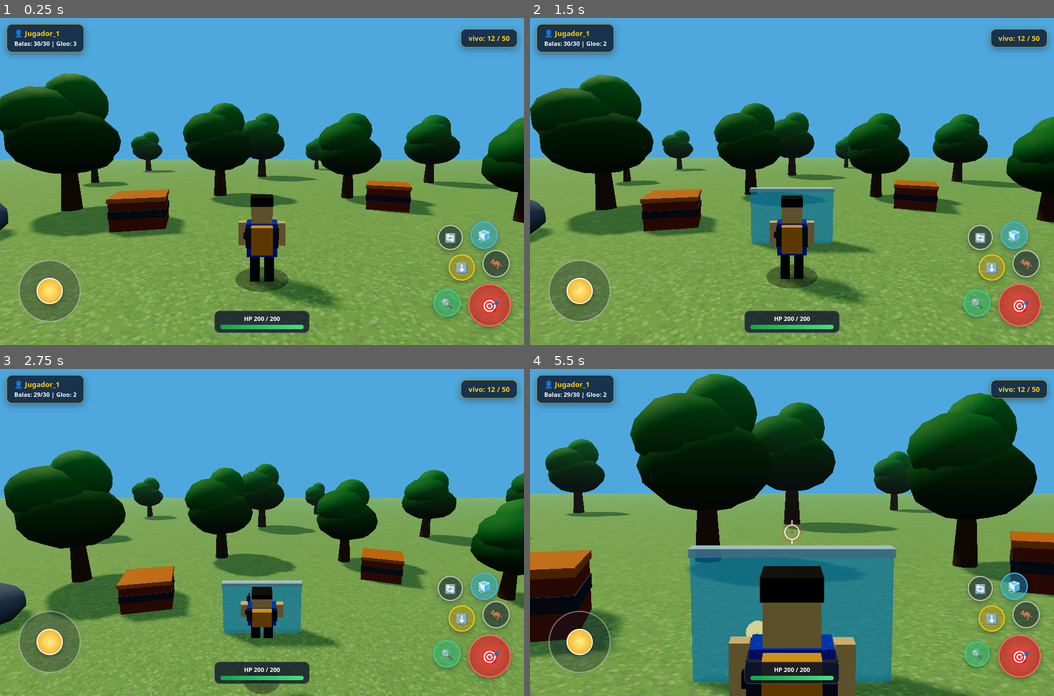
Above: before the commit, frames 1-4 (two rows, left to right).
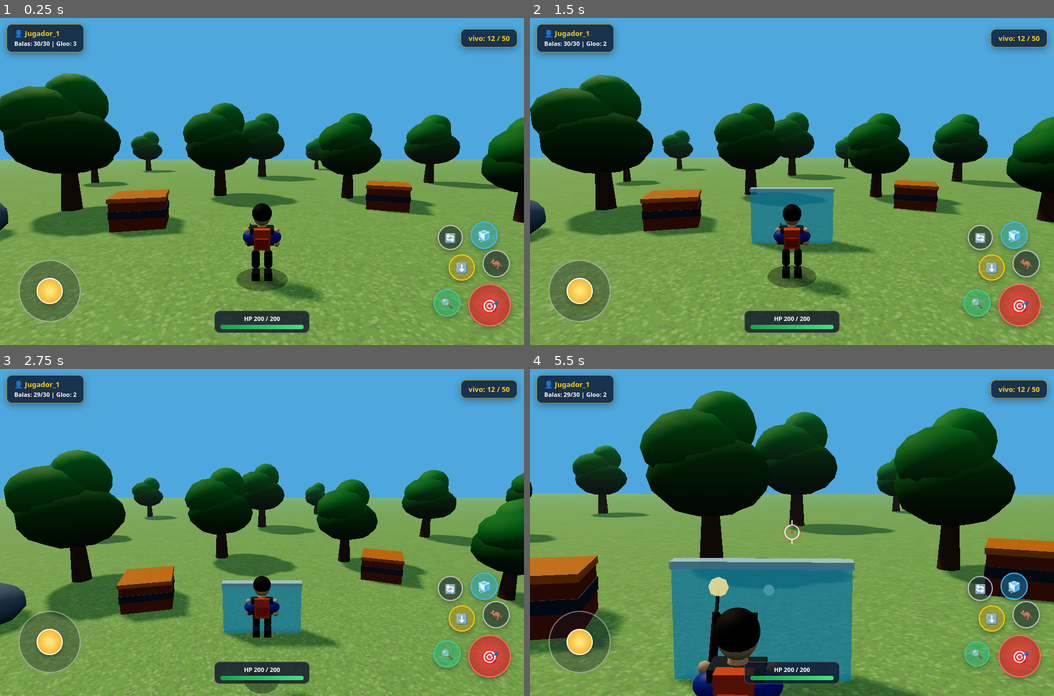
Above: after the commit, the same moments.

Repository: delvisvillalba5-cell/juego-servidor
Game: browser game, page index.html
Two runs of this game, one before a commit and one after it. Both use one fixed random seed, a clock stepped at 60 frames per second and the inputs below.
Inputs (mouse positions are in pixels of both pictures, inside the frame that each line leads up to):
- Up to frame 1 (0.25 s): no input
- Up to frame 2 (1.5 s): click (792, 181) at 0.27 s; click (792, 214) at 1.07 s; click "🧊" at 1.27 s
- Up to frame 3 (2.75 s): click (157, 499) at 1.67 s; click "🎯" at 1.87 s; click "🦘" at 2.02 s; press the mouse at (366, 483) at 2.27 s; release the mouse at (262, 467) at 2.4 s; click "⬇️" at 2.47 s
- Up to frame 4 (5.5 s): click (870, 597) at 2.87 s; click "🔍" at 3.07 s; click (661, 614) at 3.47 s; click "🔄" at 3.67 s; press the mouse at (792, 467) at 4.07 s; release the mouse at (739, 646) at 4.2 s; click (577, 640) at 4.27 s; click "🦘" at 4.52 s; click (949, 548) at 4.67 s; click (907, 532) at 4.87 s; click (634, 532) at 5.27 s; click "🎯" at 5.47 s

The runs differ from the first frame. In frame 1, 1.6% of the frame differs, in the area x 44-65%, y 53-89%; in frame 2, 1.5%; in frame 3, 0.8%; in frame 4, 29%, in the area x 0-100%, y 1-100%.

Commit message:
Actualizar index.html

Diff:
--- a/index.html
+++ b/index.html
@@ -290,7 +290,6 @@
             renderer.setSize(window.innerWidth, window.innerHeight);
         });
 
-        // Iluminación estilo día soleado tropical
         const luzAmbiente = new THREE.HemisphereLight(0xdbeafe, 0x2d6a4f, 1.0);
         scene.add(luzAmbiente);
 
@@ -308,7 +307,6 @@
         luzSol.shadow.camera.bottom = -d;
         scene.add(luzSol);
 
-        // Textura procedural de suelo con pasto y motas naturales
         function crearTexturaSuelo() {
             const canvas = document.createElement('canvas');
             canvas.width = 512;
@@ -446,102 +444,157 @@
 
         // Sombra dinámica en el suelo
         const sombraJugador = new THREE.Mesh(
-            new THREE.CircleGeometry(0.78, 24),
+            new THREE.CircleGeometry(0.75, 24),
             new THREE.MeshBasicMaterial({ color: 0x000000, transparent: true, opacity: 0.36 })
         );
         sombraJugador.rotation.x = -Math.PI / 2;
         sombraJugador.position.y = 0.03;
         scene.add(sombraJugador);
 
-        // Personaje 3D articulado estilo battle royale
+        // ==========================================
+        // PERSONAJE 3D ESTILIZADO Y ARTICULADO
+        // ==========================================
         const jugadorMesh = new THREE.Group();
 
-        const piernaIzq = new THREE.Mesh(
-            new THREE.BoxGeometry(0.28, 0.78, 0.32),
-            new THREE.MeshStandardMaterial({ color: 0x1e293b, roughness: 0.7 })
+        const matPiel = new THREE.MeshStandardMaterial({ color: 0xe8b48a, roughness: 0.62 });
+        const matCabello = new THREE.MeshStandardMaterial({ color: 0x171717, roughness: 0.75 });
+        const matCamisa = new THREE.MeshStandardMaterial({ color: 0x1e40af, roughness: 0.52 });
+        const matChaleco = new THREE.MeshStandardMaterial({ color: 0x27303f, roughness: 0.65 });
+        const matPantalon = new THREE.MeshStandardMaterial({ color: 0x1f2937, roughness: 0.75 });
+        const matBota = new THREE.MeshStandardMaterial({ color: 0x0f172a, roughness: 0.55 });
+        const matMochila = new THREE.MeshStandardMaterial({ color: 0xea580c, roughness: 0.48 });
+
+        // Pivote de pierna izquierda (cadera)
+        const pivotePiernaIzq = new THREE.Group();
+        pivotePiernaIzq.position.set(-0.18, 0.84, 0);
+        const musloIzq = new THREE.Mesh(new THREE.CapsuleGeometry(0.12, 0.32, 6, 10), matPantalon);
+        musloIzq.position.y = -0.22;
+        musloIzq.castShadow = true;
+        const botaIzq = new THREE.Mesh(new THREE.BoxGeometry(0.22, 0.24, 0.34), matBota);
+        botaIzq.position.set(0, -0.72, 0.04);
+        botaIzq.castShadow = true;
+        pivotePiernaIzq.add(musloIzq, botaIzq);
+
+        // Pivote de pierna derecha (cadera)
+        const pivotePiernaDer = new THREE.Group();
+        pivotePiernaDer.position.set(0.18, 0.84, 0);
+        const musloDer = new THREE.Mesh(new THREE.CapsuleGeometry(0.12, 0.32, 6, 10), matPantalon);
+        musloDer.position.y = -0.22;
+        musloDer.castShadow = true;
+        const botaDer = new THREE.Mesh(new THREE.BoxGeometry(0.22, 0.24, 0.34), matBota);
+        botaDer.position.set(0, -0.72, 0.04);
+        botaDer.castShadow = true;
+        pivotePiernaDer.add(musloDer, botaDer);
+
+        // Grupo superior (torso, cabeza, brazos y arma)
+        const torsoGrupo = new THREE.Group();
+        torsoGrupo.position.set(0, 0.86, 0);
+
+        const pecho = new THREE.Mesh(new THREE.CapsuleGeometry(0.27, 0.42, 8, 12), matCamisa);
+        pecho.rotation.z = Math.PI / 2;
+        pecho.scale.set(0.75, 1.15, 0.95);
+        pecho.position.y = 0.42;
+        pecho.castShadow = true;
+
+        const chalecoTactico = new THREE.Mesh(new THREE.BoxGeometry(0.68, 0.46, 0.44), matChaleco);
+        chalecoTactico.position.set(0, 0.46, 0.02);
+        chalecoTactico.castShadow = true;
+
+        const cuello = new THREE.Mesh(new THREE.CylinderGeometry(0.11, 0.13, 0.14, 10), matPiel);
+        cuello.position.set(0, 0.78, 0.02);
+
+        // Cabeza redondeada estilizada + rasgos
+        const cabezaGrupo = new THREE.Group();
+        cabezaGrupo.position.set(0, 1.04, 0.03);
+
+        const craneo = new THREE.Mesh(new THREE.SphereGeometry(0.28, 16, 16), matPiel);
+        craneo.scale.set(0.92, 1.06, 0.98);
+        craneo.castShadow = true;
+
+        const cabelloVolumen = new THREE.Mesh(new THREE.SphereGeometry(0.295, 16, 14), matCabello);
+        cabelloVolumen.scale.set(0.95, 0.95, 1.02);
+        cabelloVolumen.position.set(0, 0.06, -0.02);
+        cabelloVolumen.castShadow = true;
+
+        const flequillo = new THREE.Mesh(new THREE.BoxGeometry(0.42, 0.11, 0.16), matCabello);
+        flequillo.position.set(0, 0.14, 0.22);
+
+        const ojoIzq = new THREE.Mesh(new THREE.BoxGeometry(0.06, 0.04, 0.03), new THREE.MeshBasicMaterial({ color: 0x111827 }));
+        ojoIzq.position.set(-0.09, 0.01, 0.265);
+        const ojoDer = new THREE.Mesh(new THREE.BoxGeometry(0.06, 0.04, 0.03), new THREE.MeshBasicMaterial({ color: 0x111827 }));
+        ojoDer.position.set(0.09, 0.01, 0.265);
+
+        cabezaGrupo.add(craneo, cabelloVolumen, flequillo, ojoIzq, ojoDer);
+
+        // Mochila táctica con detalle
+        const mochilaGrupo = new THREE.Group();
+        mochilaGrupo.position.set(0, 0.44, -0.28);
+        const bolsaPrincipal = new THREE.Mesh(new THREE.BoxGeometry(0.46, 0.56, 0.22), matMochila);
+        bolsaPrincipal.castShadow = true;
+        const bolsillo = new THREE.Mesh(new THREE.BoxGeometry(0.36, 0.26, 0.08), new THREE.MeshStandardMaterial({ color: 0xc2410c, roughness: 0.55 }));
+        bolsillo.position.set(0, -0.08, -0.13);
+        mochilaGrupo.add(bolsaPrincipal, bolsillo);
+
+        // Brazo izquierdo
+        const pivoteBrazoIzq = new THREE.Group();
+        pivoteBrazoIzq.position.set(-0.42, 0.64, 0.02);
+        const brazoIzqMesh = new THREE.Mesh(new THREE.CapsuleGeometry(0.085, 0.36, 6, 8), matPiel);
+        brazoIzqMesh.position.y = -0.24;
+        brazoIzqMesh.castShadow = true;
+        pivoteBrazoIzq.add(brazoIzqMesh);
+
+        // Brazo derecho + Rifle de asalto detallado
+        const pivoteBrazoDer = new THREE.Group();
+        pivoteBrazoDer.position.set(0.42, 0.64, 0.02);
+        const brazoDerMesh = new THREE.Mesh(new THREE.CapsuleGeometry(0.085, 0.36, 6, 8), matPiel);
+        brazoDerMesh.position.y = -0.24;
+        brazoDerMesh.castShadow = true;
+
+        const rifleGrupo = new THREE.Group();
+        rifleGrupo.position.set(-0.04, -0.34, 0.38);
+
+        const receptor = new THREE.Mesh(
+            new THREE.BoxGeometry(0.09, 0.13, 0.72),
+            new THREE.MeshStandardMaterial({ color: 0x1e293b, metalness: 0.55, roughness: 0.35 })
         );
-        piernaIzq.position.set(-0.2, 0.39, 0);
-        piernaIzq.castShadow = true;
-
-        const piernaDer = new THREE.Mesh(
-            new THREE.BoxGeometry(0.28, 0.78, 0.32),
-            new THREE.MeshStandardMaterial({ color: 0x1e293b, roughness: 0.7 })
-        );
-        piernaDer.position.set(0.2, 0.39, 0);
-        piernaDer.castShadow = true;
-
-        const torso = new THREE.Mesh(
-            new THREE.BoxGeometry(0.86, 0.95, 0.48),
-            new THREE.MeshStandardMaterial({ color: 0x1d4ed8, roughness: 0.55 })
-        );
-        torso.position.y = 1.24;
-        torso.castShadow = true;
-
-        const chaleco = new THREE.Mesh(
-            new THREE.BoxGeometry(0.92, 0.58, 0.54),
+        const culata = new THREE.Mesh(
+            new THREE.BoxGeometry(0.08, 0.15, 0.26),
             new THREE.MeshStandardMaterial({ color: 0x334155, roughness: 0.65 })
         );
-        chaleco.position.y = 1.32;
-        chaleco.castShadow = true;
-
-        const cabeza = new THREE.Mesh(
-            new THREE.BoxGeometry(0.58, 0.58, 0.58),
-            new THREE.MeshStandardMaterial({ color: 0xf1c27d, roughness: 0.65 })
+        culata.position.set(0, -0.02, -0.44);
+
+        const cargador = new THREE.Mesh(
+            new THREE.BoxGeometry(0.06, 0.22, 0.12),
+            new THREE.MeshStandardMaterial({ color: 0x0f172a, roughness: 0.5 })
         );
-        cabeza.position.y = 2.04;
-        cabeza.castShadow = true;
-
-        const cabello = new THREE.Mesh(
-            new THREE.BoxGeometry(0.62, 0.24, 0.62),
-            new THREE.MeshStandardMaterial({ color: 0x18181b, roughness: 0.8 })
-        );
-        cabello.position.set(0, 2.34, -0.02);
-        cabello.castShadow = true;
-
-        const mochila = new THREE.Mesh(
-            new THREE.BoxGeometry(0.58, 0.76, 0.28),
-            new THREE.MeshStandardMaterial({ color: 0xf59e0b, roughness: 0.5 })
-        );
-        mochila.position.set(0, 1.3, -0.36);
-        mochila.castShadow = true;
-
-        const brazoIzq = new THREE.Mesh(
-            new THREE.BoxGeometry(0.22, 0.66, 0.24),
-            new THREE.MeshStandardMaterial({ color: 0xf1c27d, roughness: 0.65 })
-        );
-        brazoIzq.position.set(-0.56, 1.35, 0.12);
-        brazoIzq.castShadow = true;
-
-        const brazoDer = new THREE.Mesh(
-            new THREE.BoxGeometry(0.22, 0.66, 0.24),
-            new THREE.MeshStandardMaterial({ color: 0xf1c27d, roughness: 0.65 })
-        );
-        brazoDer.position.set(0.56, 1.35, 0.15);
-        brazoDer.castShadow = true;
-
-        const rifleGrupo = new THREE.Group();
-        const cuerpoRifle = new THREE.Mesh(
-            new THREE.BoxGeometry(0.13, 0.16, 1.15),
-            new THREE.MeshStandardMaterial({ color: 0x18181b, metalness: 0.45, roughness: 0.4 })
-        );
+        cargador.rotation.x = 0.22;
+        cargador.position.set(0, -0.14, 0.08);
+
         const canion = new THREE.Mesh(
-            new THREE.CylinderGeometry(0.035, 0.035, 0.4, 8),
-            new THREE.MeshStandardMaterial({ color: 0x475569, metalness: 0.7, roughness: 0.3 })
+            new THREE.CylinderGeometry(0.026, 0.026, 0.36, 8),
+            new THREE.MeshStandardMaterial({ color: 0x64748b, metalness: 0.75, roughness: 0.25 })
         );
         canion.rotation.x = Math.PI / 2;
-        canion.position.set(0, 0.02, 0.72);
+        canion.position.set(0, 0.02, 0.5);
+
+        const miraRifle = new THREE.Mesh(
+            new THREE.BoxGeometry(0.05, 0.06, 0.12),
+            new THREE.MeshStandardMaterial({ color: 0x09090b, metalness: 0.6, roughness: 0.3 })
+        );
+        miraRifle.position.set(0, 0.09, 0.05);
 
         const destelloDisparo = new THREE.Mesh(
-            new THREE.SphereGeometry(0.16, 8, 8),
-            new THREE.MeshBasicMaterial({ color: 0xffe066, transparent: true, opacity: 0.9 })
+            new THREE.SphereGeometry(0.14, 8, 8),
+            new THREE.MeshBasicMaterial({ color: 0xffe066, transparent: true, opacity: 0.92 })
         );
-        destelloDisparo.position.set(0, 0.02, 0.96);
+        destelloDisparo.position.set(0, 0.02, 0.72);
         destelloDisparo.visible = false;
 
-        rifleGrupo.add(cuerpoRifle, canion, destelloDisparo);
-        rifleGrupo.position.set(0.46, 1.32, 0.48);
-
-        jugadorMesh.add(piernaIzq, piernaDer, torso, chaleco, cabeza, cabello, mochila, brazoIzq, brazoDer, rifleGrupo);
+        rifleGrupo.add(receptor, culata, cargador, canion, miraRifle, destelloDisparo);
+        pivoteBrazoDer.add(brazoDerMesh, rifleGrupo);
+
+        torsoGrupo.add(pecho, chalecoTactico, cuello, cabezaGrupo, mochilaGrupo, pivoteBrazoIzq, pivoteBrazoDer);
+        jugadorMesh.add(pivotePiernaIzq, pivotePiernaDer, torsoGrupo);
         scene.add(jugadorMesh);
 
         // Estado del jugador y cámara
@@ -676,13 +729,13 @@
 
             const dir = new THREE.Vector3(0, 0, 1).applyAxisAngle(new THREE.Vector3(0, 1, 0), jugadorMesh.rotation.y);
             const balaMesh = new THREE.Mesh(
-                new THREE.SphereGeometry(0.13, 8, 8),
+                new THREE.SphereGeometry(0.12, 8, 8),
                 new THREE.MeshBasicMaterial({ color: 0xfef08a })
             );
             balaMesh.position.set(
-                jugadorMesh.position.x + dir.x * 1.5,
-                jugadorMesh.position.y + (agachado ? 0.82 : 1.34),
-                jugadorMesh.position.z + dir.z * 1.5
+                jugadorMesh.position.x + dir.x * 1.45,
+                jugadorMesh.position.y + (agachado ? 0.85 : 1.32),
+                jugadorMesh.position.z + dir.z * 1.45
             );
             scene.add(balaMesh);
             proyectiles.push({ mesh: balaMesh, vx: dir.x * 1.55, vz: dir.z * 1.55, vida: 48 });
@@ -797,17 +850,13 @@
 
         function saltar() {
             if (!enSuelo) return;
-            if (agachado) {
-                agachado = false;
-                jugadorMesh.scale.y = 1;
-            }
+            if (agachado) agachado = false;
             velY = 0.36;
             enSuelo = false;
         }
 
         function toggleAgachar() {
             agachado = !agachado;
-            jugadorMesh.scale.y = agachado ? 0.62 : 1;
         }
 
         function vincularBoton(id, fn) {
@@ -873,19 +922,26 @@
 
             jugadorMesh.rotation.y = camYaw;
 
-            // Animación de piernas y brazos al moverse
+            // Postura agachada suave
+            const targetTorsoY = agachado ? 0.52 : 0.86;
+            torsoGrupo.position.y += (targetTorsoY - torsoGrupo.position.y) * 0.2;
+            torsoGrupo.rotation.x += ((agachado ? 0.24 : 0) - torsoGrupo.rotation.x) * 0.2;
+
+            // Animación de extremidades al caminar o apuntar
             if (intensidadMov > 0.05 && enSuelo) {
                 cicloPaso += dt * 0.015 * intensidadMov;
-                const angPierna = Math.sin(cicloPaso) * 0.65 * intensidadMov;
-                piernaIzq.rotation.x = angPierna;
-                piernaDer.rotation.x = -angPierna;
-                brazoIzq.rotation.x = -angPierna * 0.6;
-                brazoDer.rotation.x = angPierna * 0.45;
+                const angPierna = Math.sin(cicloPaso) * 0.62 * intensidadMov;
+                pivotePiernaIzq.rotation.x = angPierna;
+                pivotePiernaDer.rotation.x = -angPierna;
+                pivoteBrazoIzq.rotation.x = apuntando ? -0.95 : -angPierna * 0.55;
+                pivoteBrazoDer.rotation.x = apuntando ? -1.05 : angPierna * 0.4;
             } else {
-                piernaIzq.rotation.x *= 0.8;
-                piernaDer.rotation.x *= 0.8;
-                brazoIzq.rotation.x *= 0.8;
-                brazoDer.rotation.x *= 0.8;
+                pivotePiernaIzq.rotation.x *= 0.8;
+                pivotePiernaDer.rotation.x *= 0.8;
+                const targetBrazoDer = apuntando ? -1.05 : -0.15;
+                const targetBrazoIzq = apuntando ? -0.95 : 0.1;
+                pivoteBrazoDer.rotation.x += (targetBrazoDer - pivoteBrazoDer.rotation.x) * 0.2;
+                pivoteBrazoIzq.rotation.x += (targetBrazoIzq - pivoteBrazoIzq.rotation.x) * 0.2;
             }
 
             // Salto y gravedad
@@ -918,38 +974,39 @@
             }
 
             // Zoom de mira
-            const targetFov = apuntando ? 36 : 60;
+            const targetFov = apuntando ? 38 : 60;
             if (Math.abs(camera.fov - targetFov) > 0.2) {
                 camera.fov += (targetFov - camera.fov) * 0.18;
                 camera.updateProjectionMatrix();
             }
 
-            // Cámara en tercera persona con anti-choque contra obstáculos
-            const baseDist = apuntando ? 5.2 : 8.4;
-            const alturaCam = 2.15 + Math.sin(camPitch) * baseDist;
+            // Cámara en tercera persona (con desplazamiento al hombro al apuntar)
+            const baseDist = apuntando ? 5.6 : 8.4;
+            const alturaCam = (apuntando ? 2.45 : 2.15) + Math.sin(camPitch) * baseDist;
             let horizDist = Math.cos(camPitch) * baseDist;
 
             const dirAtrasX = -Math.sin(camYaw);
             const dirAtrasZ = -Math.cos(camYaw);
+            const hombroOffset = apuntando ? 0.85 : 0;
 
             for (const obs of obstaculos) {
-                const cx = jugadorMesh.position.x + dirAtrasX * horizDist;
-                const cz = jugadorMesh.position.z + dirAtrasZ * horizDist;
+                const cx = jugadorMesh.position.x + dirAtrasX * horizDist + rightX * hombroOffset;
+                const cz = jugadorMesh.position.z + dirAtrasZ * horizDist + rightZ * hombroOffset;
                 const distObs = Math.hypot(cx - obs.x, cz - obs.z);
                 if (distObs < obs.r + 0.9) {
-                    horizDist = Math.max(2.6, horizDist - (obs.r + 0.9 - distObs));
+                    horizDist = Math.max(2.8, horizDist - (obs.r + 0.9 - distObs));
                 }
             }
 
-            const camTargetX = jugadorMesh.position.x + dirAtrasX * horizDist;
+            const camTargetX = jugadorMesh.position.x + dirAtrasX * horizDist + rightX * hombroOffset;
             const camTargetY = jugadorMesh.position.y + alturaCam;
-            const camTargetZ = jugadorMesh.position.z + dirAtrasZ * horizDist;
+            const camTargetZ = jugadorMesh.position.z + dirAtrasZ * horizDist + rightZ * hombroOffset;
 
             camera.position.lerp(new THREE.Vector3(camTargetX, camTargetY, camTargetZ), 0.18);
             camera.lookAt(
-                jugadorMesh.position.x + Math.sin(camYaw) * 6,
-                jugadorMesh.position.y + 1.5 + Math.sin(camPitch) * 3,
-                jugadorMesh.position.z + Math.cos(camYaw) * 6
+                jugadorMesh.position.x + Math.sin(camYaw) * 6 + rightX * (apuntando ? 0.45 : 0),
+                jugadorMesh.position.y + (apuntando ? 1.75 : 1.5) + Math.sin(camPitch) * 3,
+                jugadorMesh.position.z + Math.cos(camYaw) * 6 + rightZ * (apuntando ? 0.45 : 0)
             );
 
             renderer.render(scene, camera);
